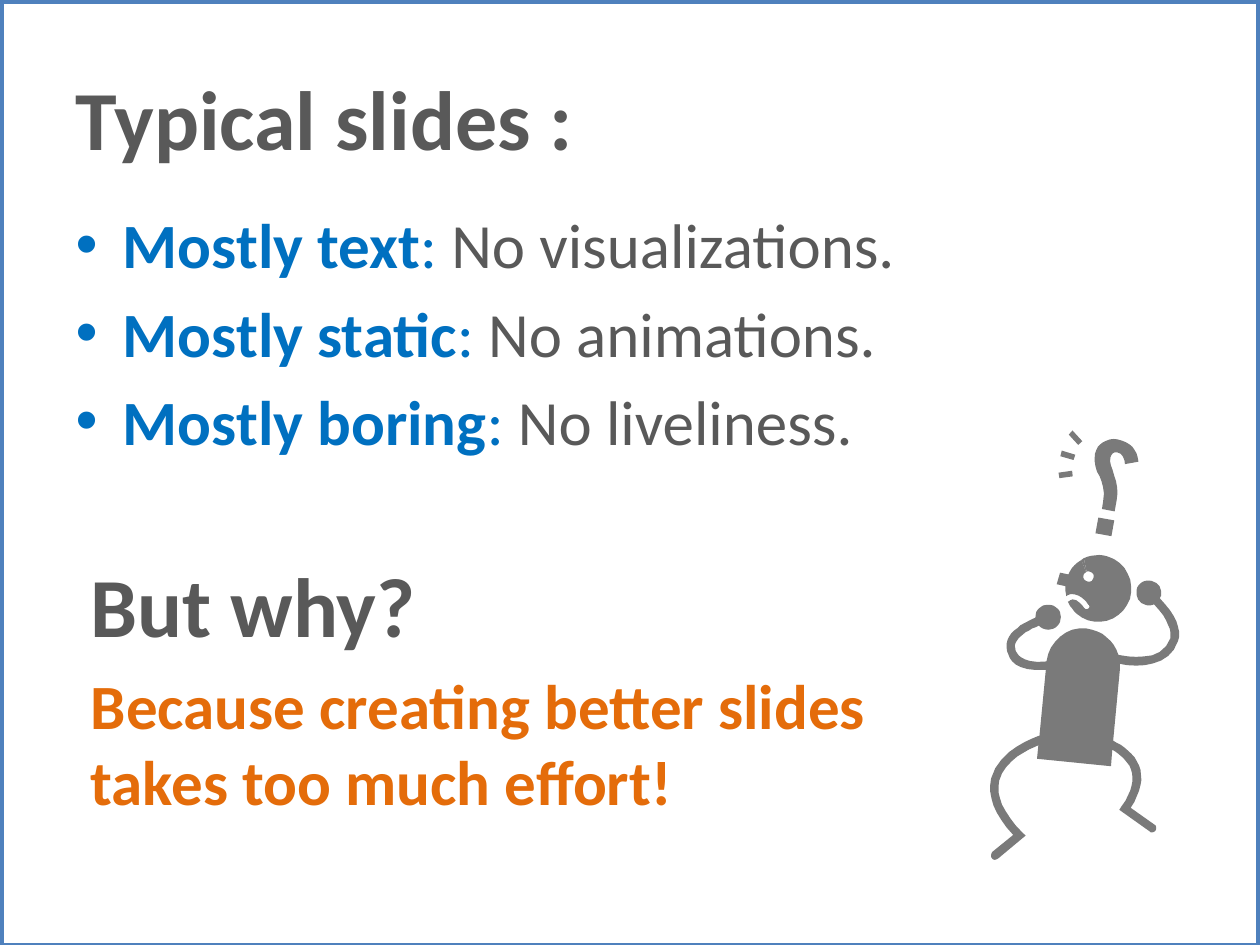
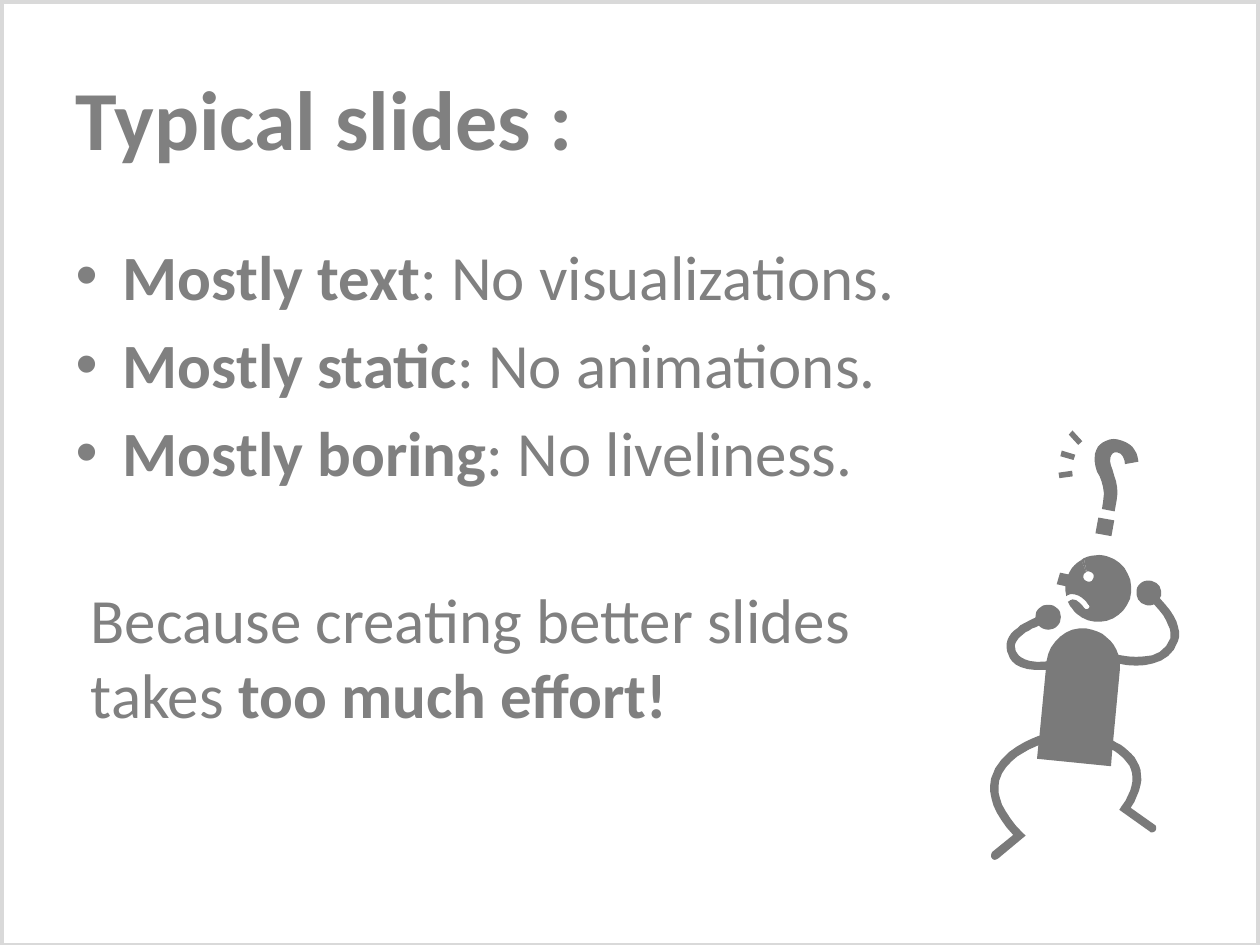
Before and after one commit to PowerPointLabs/PowerPointLabs, a slide deck: slide 1 of doc/Landing page image - before.pptx. Drawn at 1260x945 pixels with LibreOffice and Linux fonts; fonts in the diff are those of the drawing. Boxes give left, top, right and bottom in pixels: in the first picture for what was removed or moved away, otherwise in the second. Text is boxed around its words. In the diff, an @@ line names an element or a change of style, - is before the commit and + after.

```diff
--- a/doc/Landing page image - before.pptx
+++ b/doc/Landing page image - before.pptx
@@ rectangle at [0,0,1260,945]: outline #4F81BD 4.5 pt to #D9D9D9 4.5 pt @@
@@ title "Typical slides :" at [76,91,530,163]: text colour #595959 to #808080 @@
@@ text "Mostly text: No visualizations.": place and size @@
-text "Mostly text: No visualizations." at [91,223,894,806]
+text "Mostly text: No visualizations." at [91,256,894,719]
@@ text "Mostly text: No visualizations." at [91,256,894,719]: text colour #0070C0 to #808080 in "Mostly text:", "Mostly static:", "Mostly boring:"; text colour #595959 to #808080 in "No visualizations.", "No animations.", "No liveliness."; text colour #E46C0A to #808080 in "Because creating better slides takes too much ..."; bold off in "Because creating better slides takes" @@
@@ text at [91,578,416,650]: paragraph removed @@
-But why?
```
Also in this commit, not shown: 1 other slide changed, 1 slide added, 3 other files.
